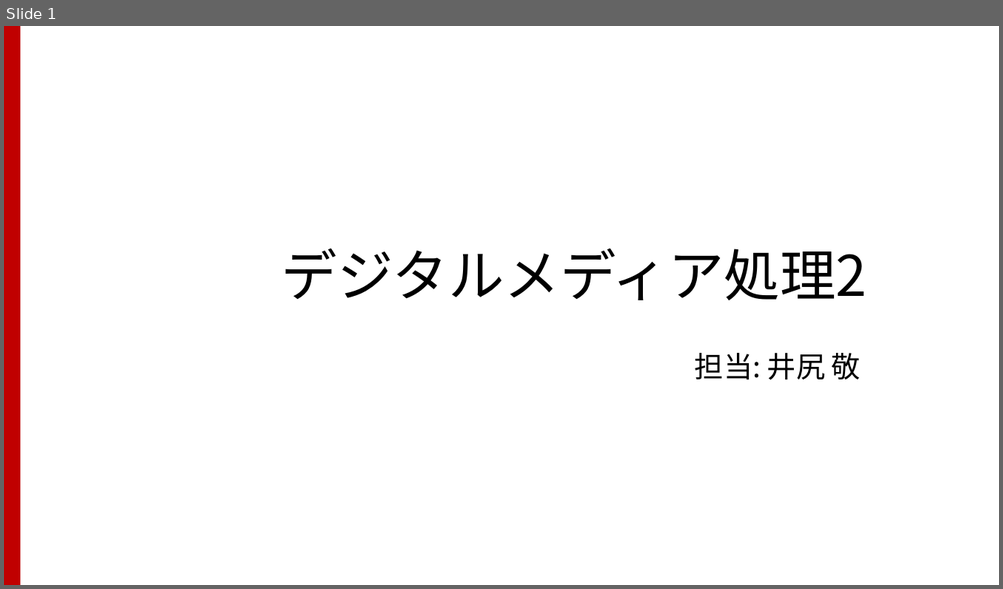
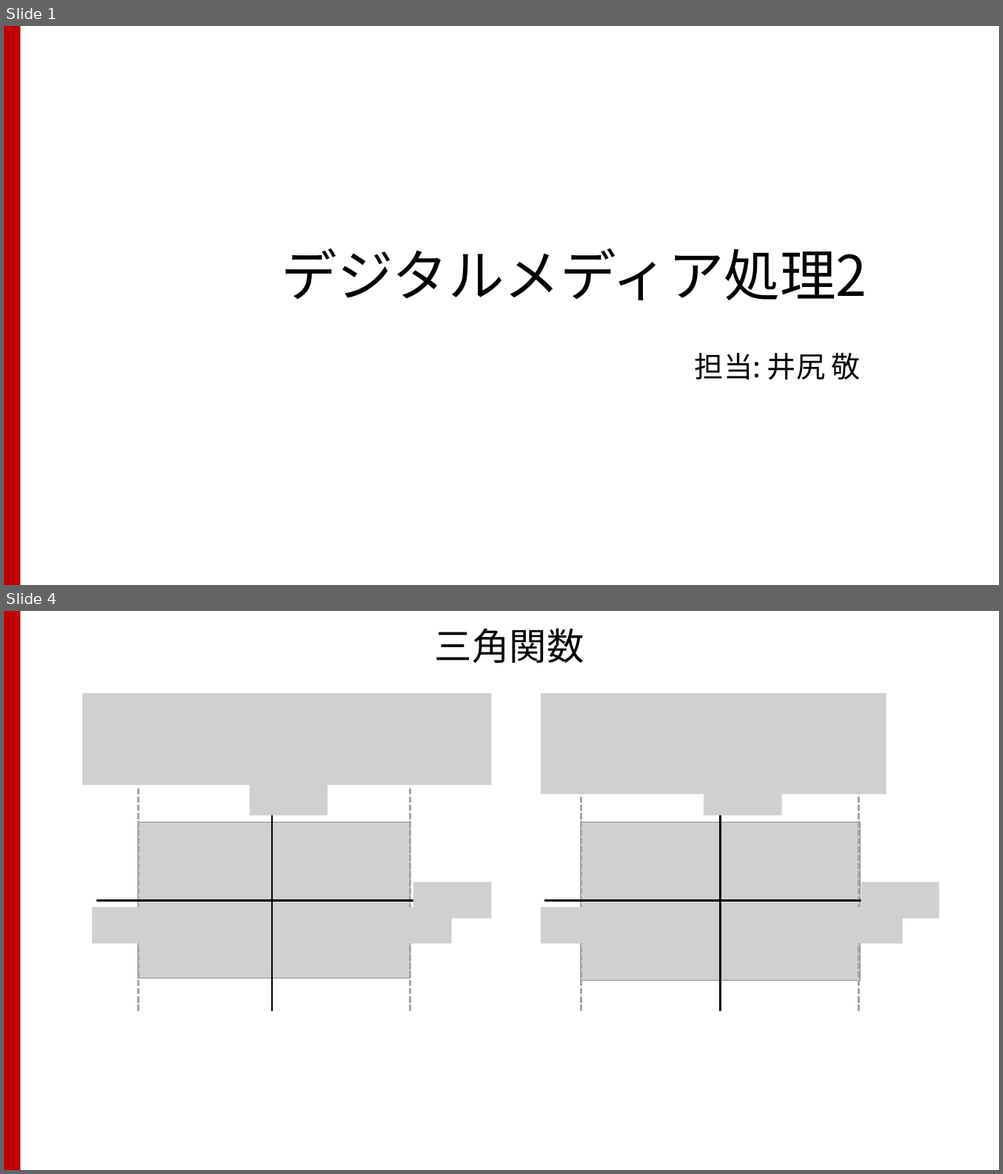
Before and after one commit to TakashiIjiri/TakashiIjiri.github.io, a slide deck: classes/dm2017/DigitalMedia2_4a.pptx. Shown one above the other, each under a label of ours: slide 1 before the commit, slides 1 and 4 after it; the slides between them are not shown. The pictures are 1003x589 and 1003x1174 pixels, drawn with LibreOffice and Linux fonts; fonts in the diff are those of the drawing; grey boxes stand for pictures. Boxes give left, top, right and bottom in pixels: in the first picture for what was removed or moved away, otherwise in the second. Text is boxed around its words. In the diff, an @@ line names an element or a change of style, - is before the commit and + after.

```diff
--- a/classes/dm2017/DigitalMedia2_4a.pptx
+++ b/classes/dm2017/DigitalMedia2_4a.pptx
@@ slide 4 added at [4,611,999,1170], background #FFFFFF; not listed: 1 template element that a slide beside it also shows @@
@@ title added at [435,628,584,663], 36 pt, text #000000 @@
+三角関数
@@ picture added at [82,693,491,785] @@
@@ picture added at [540,693,886,794] @@
@@ picture added at [250,779,328,815] @@
@@ picture added at [704,779,782,815] @@
@@ line added from (138, 1011) to (138, 789), #A6A6A6 2 pt dashed @@
@@ arrow added from (272, 1011) to (272, 789), #000000 2 pt @@
@@ line added from (410, 1011) to (410, 789), #A6A6A6 2 pt dashed @@
@@ line added from (580, 1011) to (580, 789), #A6A6A6 2 pt dashed @@
@@ arrow added from (720, 1011) to (720, 789), #000000 2 pt @@
@@ line added from (858, 1011) to (858, 789), #A6A6A6 2 pt dashed @@
@@ picture added at [137,822,410,979] @@
@@ picture added at [580,822,859,981] @@
@@ picture added at [413,882,491,918] @@
@@ picture added at [860,882,939,918] @@
@@ picture added at [92,907,170,944] @@
@@ arrow added from (96, 901) to (444, 901), #000000 2 pt @@
@@ picture added at [373,907,452,944] @@
@@ picture added at [540,907,619,944] @@
@@ arrow added from (545, 901) to (893, 901), #000000 2 pt @@
@@ picture added at [824,907,902,944] @@
```
Also in this commit, not shown: 14 other slides added, 37 slides removed, 12 other files.
